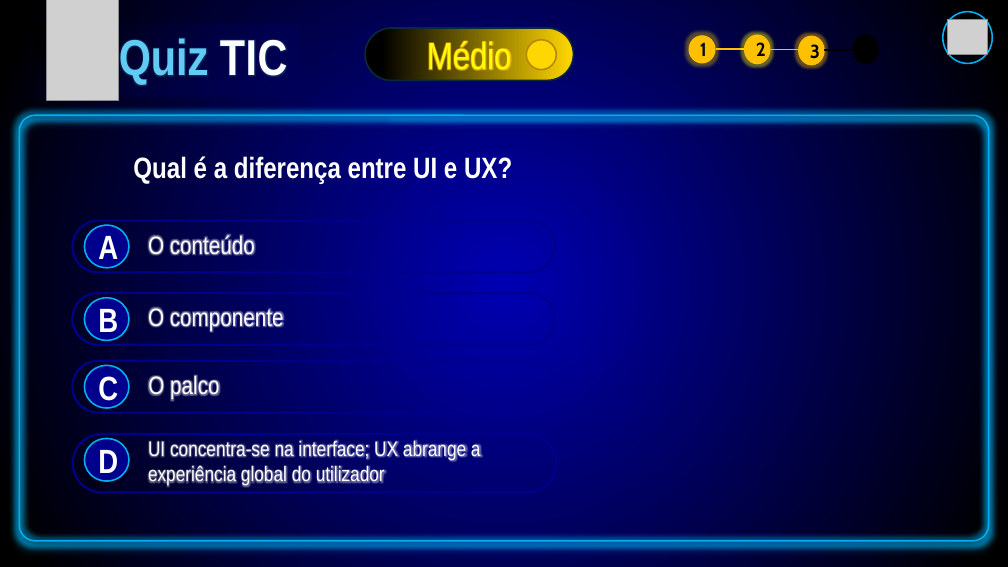
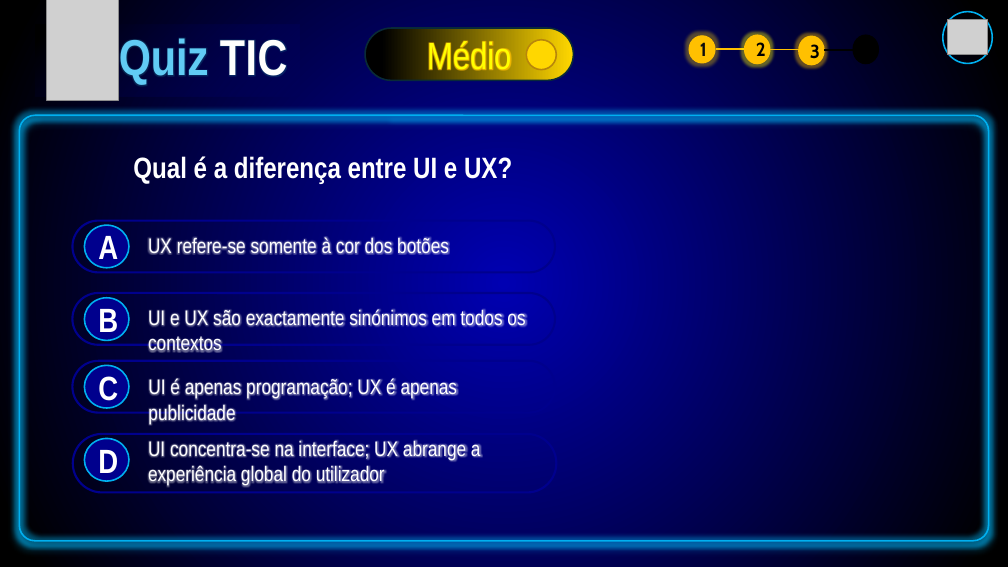
Before and after one commit to Alexandre-Andre-301/Trabalhos-de-TIC, a slide deck: slide 8 of Quiz PowerPoint/Quiz_NivelMedio_Elieser.pptx. Drawn at 1008x567 pixels with LibreOffice and Linux fonts; fonts in the diff are those of the drawing; grey boxes stand for pictures. Boxes give left, top, right and bottom in pixels: in the first picture for what was removed or moved away, otherwise in the second. Text is boxed around its words. In the diff, an @@ line names an element or a change of style, - is before the commit and + after.

```diff
--- a/Quiz PowerPoint/Quiz_NivelMedio_Elieser.pptx
+++ b/Quiz PowerPoint/Quiz_NivelMedio_Elieser.pptx
@@ text at [148,236,449,258]: text changed; size 24 to 20 pt @@
-O conteúdo
+UX refere-se somente à cor dos botões
@@ text at [148,308,525,330]: text changed; size 24 to 20 pt @@
-O componente
+UI e UX são exactamente sinónimos em todos os contextos
@@ text at [148,378,458,425]: text changed; size 24 to 20 pt @@
-O palco
+UI é apenas programação; UX é apenas publicidade
```
Also in this commit, not shown: 1 other slide changed.
